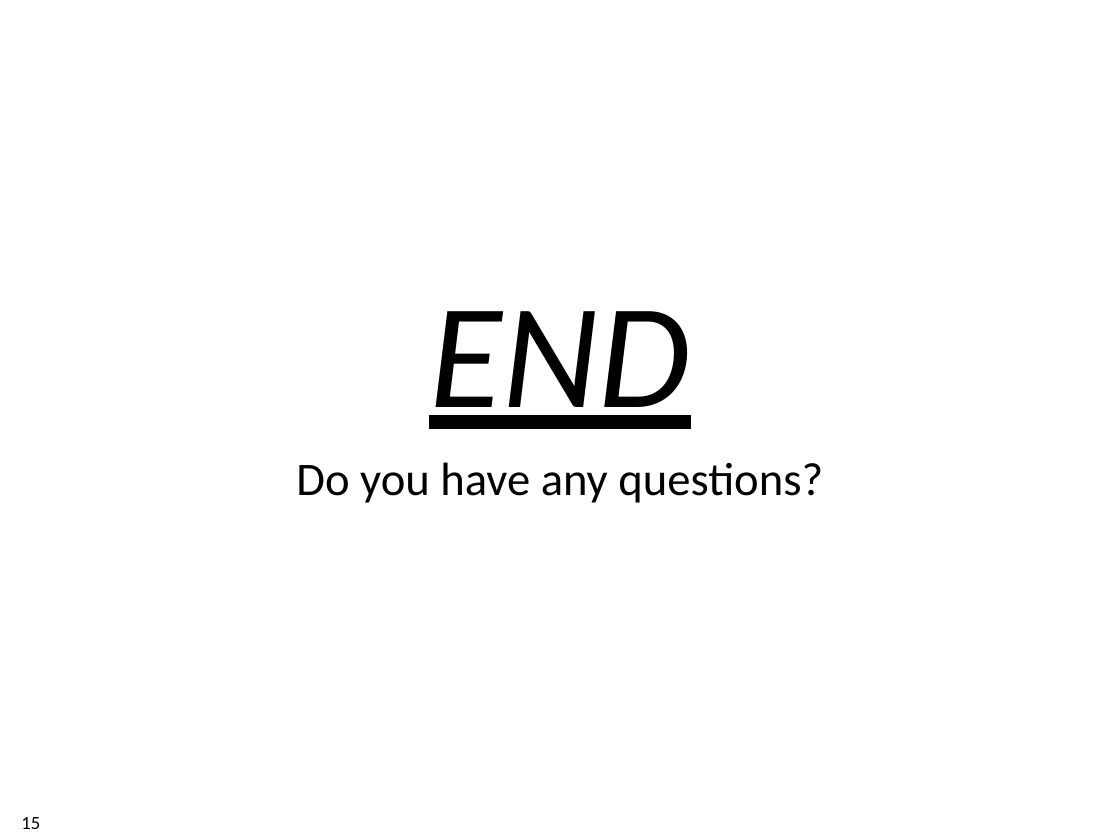
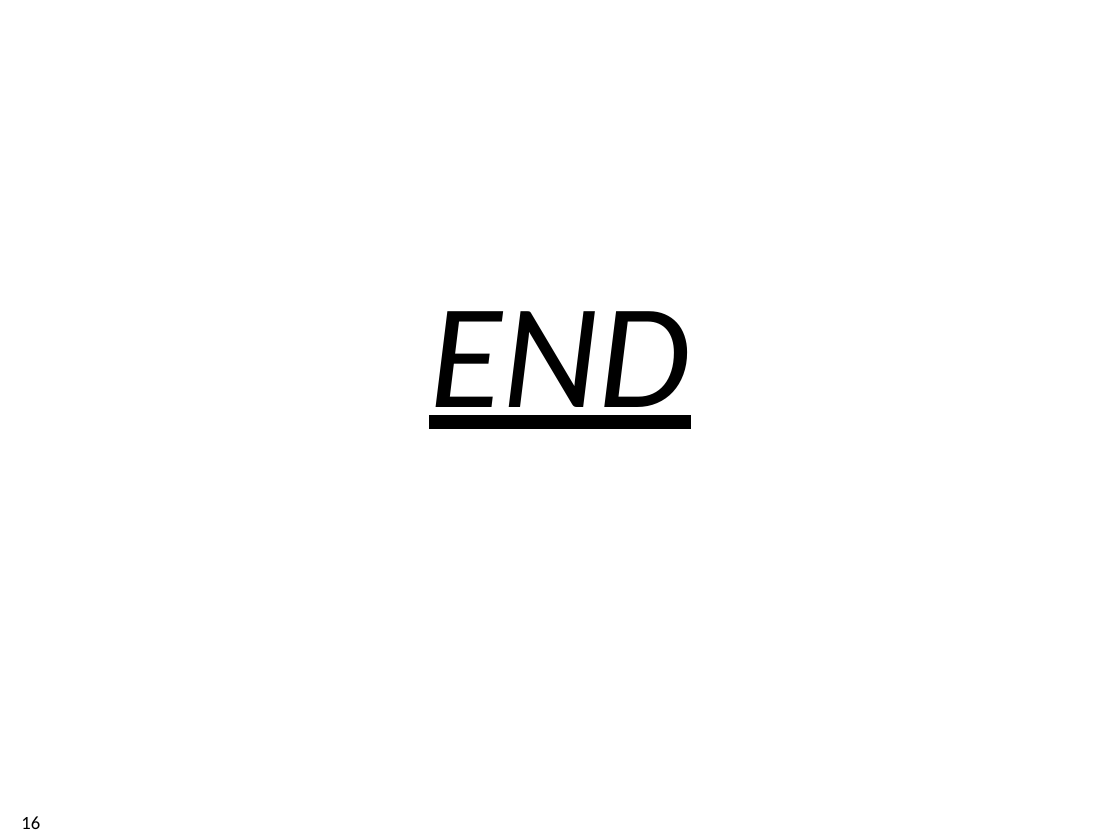
Before and after one commit to xdl907/switching-and-routing-project, a slide deck: slide 16 of template_project_exam__1_.pptx (slide 15 before the commit). Drawn at 1120x840 pixels with LibreOffice and Linux fonts; fonts in the diff are those of the drawing; background and template pictures are left out. Boxes give left, top, right and bottom in pixels: in the first picture for what was removed or moved away, otherwise in the second. Text is boxed around its words. In the diff, an @@ line names an element or a change of style, - is before the commit and + after.

```diff
--- a/template_project_exam__1_.pptx
+++ b/template_project_exam__1_.pptx
@@ text at bbox=[296, 462, 823, 503]: paragraph removed @@
-Do you have any questions?
@@ page number at bbox=[21, 816, 40, 829]: text changed @@
-15
+16
```
Also in this commit, not shown: 4 other slides changed, 1 slide added.
